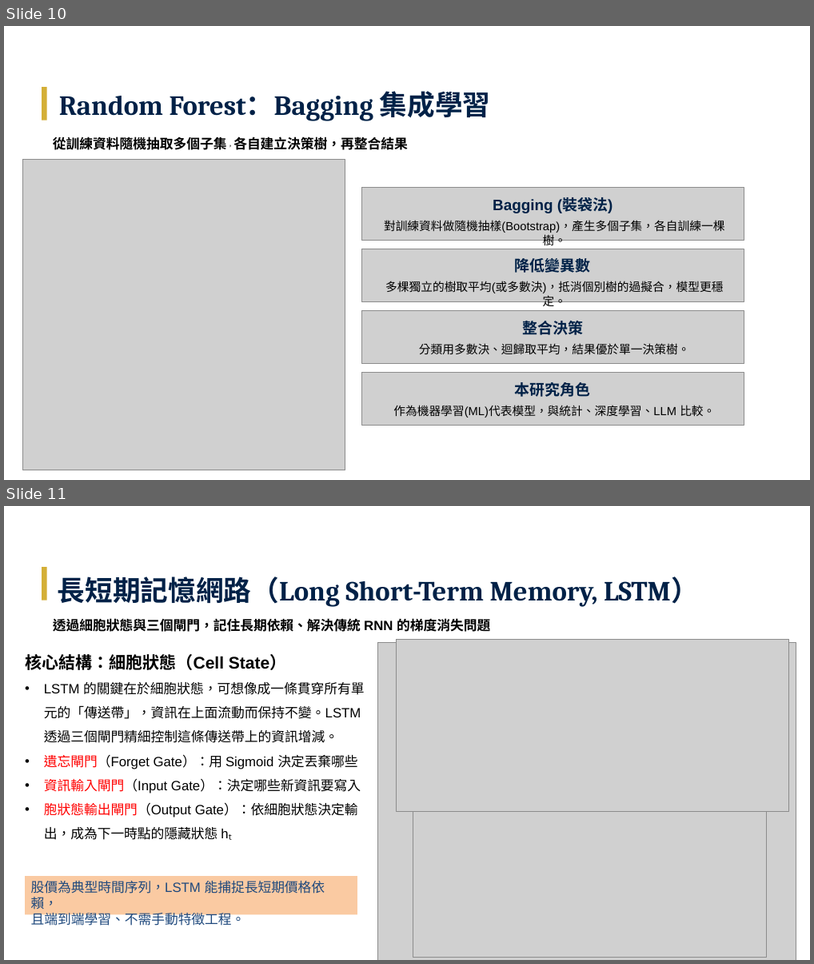
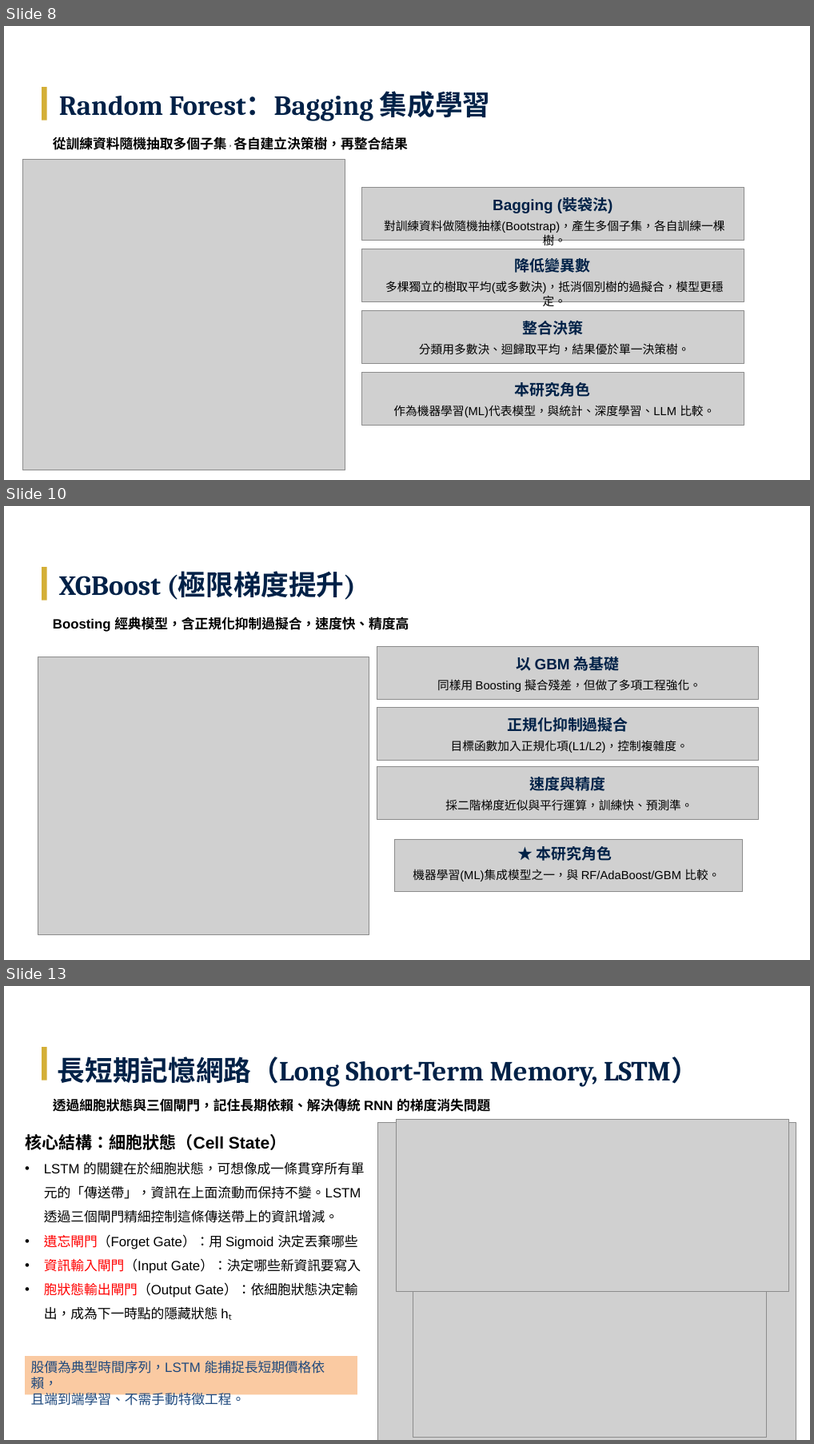
Before and after one commit to Tzu-Lin/ETF-AI-Project, a slide deck: 林子瑜-LLM_ETF_修訂四版_v20260608.pptx. Shown one above the other, each under a label of ours: slides 10 and 11 before the commit, slides 8, 10 and 13 after it; the slides between them are not shown. The pictures are 814x964 and 814x1444 pixels, drawn with LibreOffice and Linux fonts; fonts in the diff are those of the drawing; grey boxes stand for pictures. Boxes give left, top, right and bottom in pixels: in the first picture for what was removed or moved away, otherwise in the second. Text is boxed around its words. In the diff, an @@ line names an element or a change of style, - is before the commit and + after.

```diff
--- a/林子瑜-LLM_ETF_修訂四版_v20260608.pptx
+++ b/林子瑜-LLM_ETF_修訂四版_v20260608.pptx
@@ slide 10 added at box(4, 506, 810, 960), background #FFFFFF @@
@@ rectangle added at box(42, 567, 46, 600), fill #D4AF37 @@
@@ text added at box(59, 571, 356, 600), 33 pt, text #002147, bold @@
+XGBoost (極限梯度提升)
@@ text added at box(53, 616, 409, 632), 16 pt, text #000000, bold @@
+Boosting 經典模型，含正規化抑制過擬合，速度快、精度高
@@ picture added at box(378, 646, 759, 699) @@
@@ picture added at box(38, 656, 370, 934) @@
@@ text added at box(516, 656, 620, 671), 18 pt, text #002147, bold @@
+以 GBM 為基礎
@@ text added at box(438, 679, 702, 692), 14 pt, text #000000 @@
+同樣用 Boosting 擬合殘差，但做了多項工程強化。
@@ picture added at box(378, 707, 759, 760) @@
@@ text added at box(507, 717, 628, 732), 18 pt, text #002147, bold @@
+正規化抑制過擬合
@@ text added at box(451, 740, 689, 752), 14 pt, text #000000 @@
+目標函數加入正規化項(L1/L2)，控制複雜度。
@@ picture added at box(378, 766, 759, 819) @@
@@ text added at box(530, 776, 606, 791), 18 pt, text #002147, bold @@
+速度與精度
@@ text added at box(446, 799, 693, 811), 14 pt, text #000000 @@
+採二階梯度近似與平行運算，訓練快、預測準。
@@ picture added at box(394, 839, 743, 892) @@
@@ text added at box(537, 846, 612, 860), 18 pt, text #002147, bold @@
+★ 本研究角色
@@ text added at box(413, 868, 720, 881), 14 pt, text #000000 @@
+機器學習(ML)集成模型之一，與 RF/AdaBoost/GBM 比較。
@@ what was slide 10 is now slide 8 @@
@@ what was slide 11 is now slide 13 @@
```
Also in this commit, not shown: 4 slides changed, 5 other slides added, 5 slides removed.
